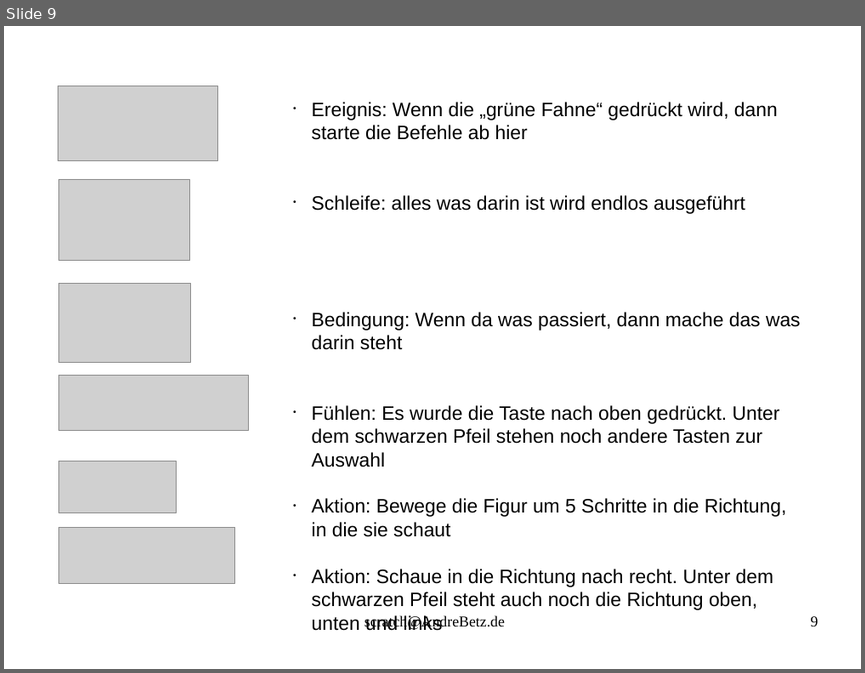
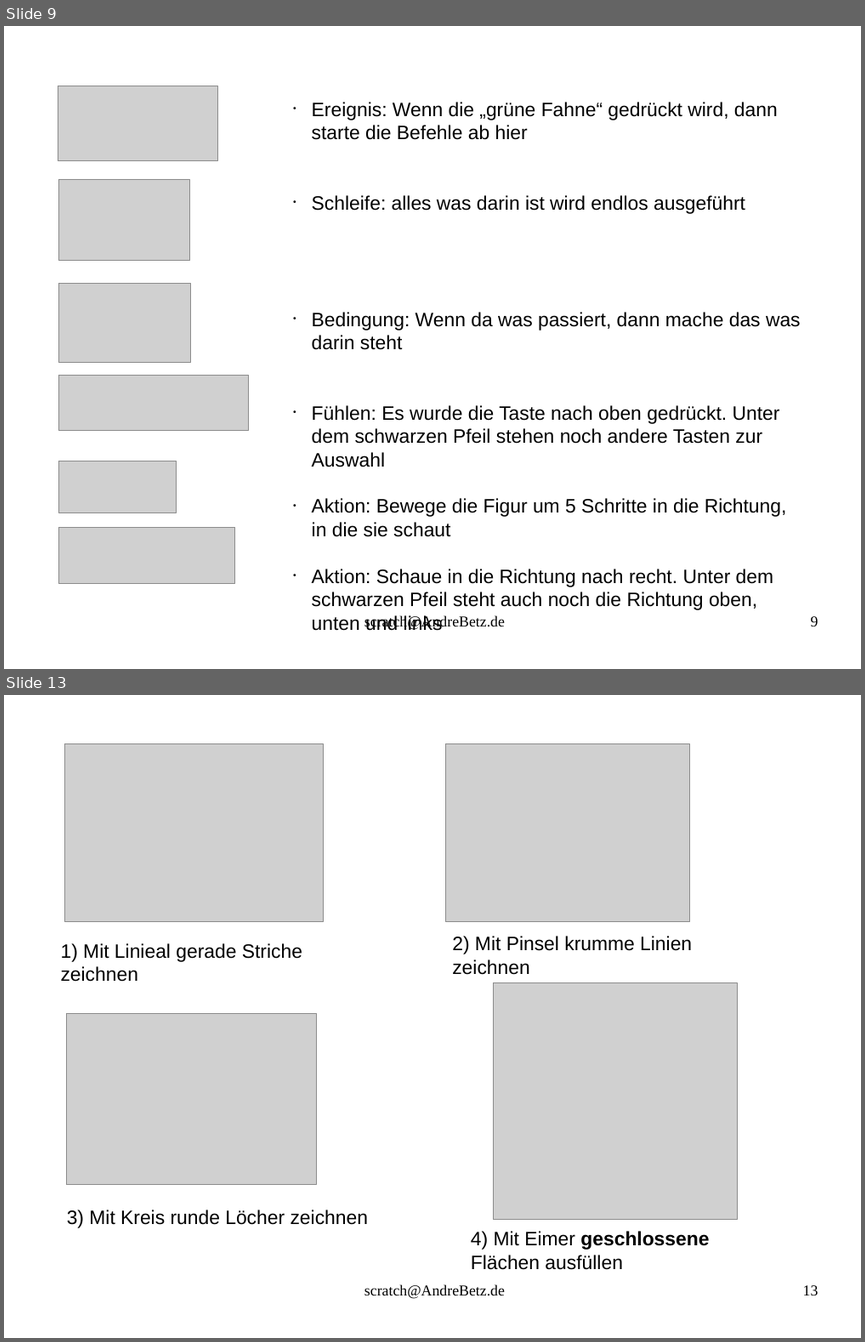
Before and after one commit to sky4walk/documents, a slide deck: ProgrammierkursScratchSpiel.odp. Shown one above the other, each under a label of ours: slide 9 before the commit, slides 9 and 13 after it; the slides between them are not shown. The pictures are 865x673 and 865x1342 pixels, drawn with LibreOffice and Linux fonts; fonts in the diff are those of the drawing; grey boxes stand for pictures. Boxes give left, top, right and bottom in pixels: in the first picture for what was removed or moved away, otherwise in the second. Text is boxed around its words. In the diff, an @@ line names an element or a change of style, - is before the commit and + after.

```diff
--- a/ProgrammierkursScratchSpiel.odp
+++ b/ProgrammierkursScratchSpiel.odp
@@ slide 13 added at (4, 695, 861, 1338), background #FFFFFF @@
@@ picture added at (65, 744, 324, 921) @@
@@ picture added at (446, 744, 690, 921) @@
@@ text added at (61, 943, 302, 981), 18 pt, text #000000 @@
+1) Mit Linieal gerade Striche zeichnen
@@ text added at (452, 936, 692, 975), 18 pt, text #000000 @@
+2) Mit Pinsel krumme Linien zeichnen
@@ picture added at (494, 982, 738, 1219) @@
@@ picture added at (66, 1014, 317, 1185) @@
@@ text added at (67, 1209, 368, 1228), 18 pt, text #000000 @@
+3) Mit Kreis runde Löcher zeichnen
@@ text added at (471, 1231, 709, 1270), 18 pt, text #000000 @@
+4) Mit Eimer geschlossene Flächen ausfüllen
@@ text added at (364, 1284, 505, 1299), 14 pt, text #000000 @@
+scratch@AndreBetz.de
@@ page number added at (803, 1285, 818, 1295), 14 pt, text #000000 @@
+13
```
Also in this commit, not shown: 8 other slides added, 1 other file.
